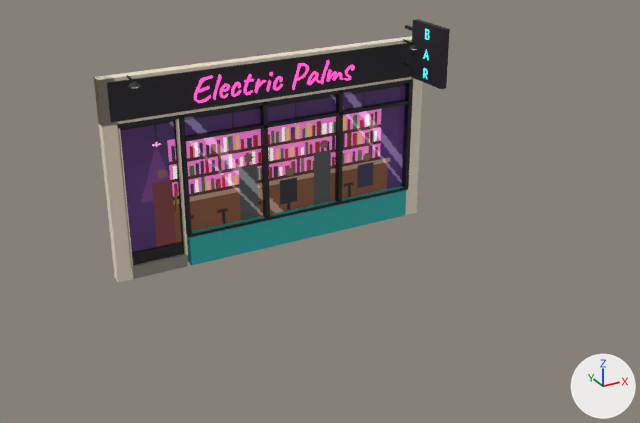
The glTF model art/models/props/venues/electric_palms.glb, before and after one commit.
Camera for both pictures: a 50 mm lens placed at (-6.89, -14.41, 7.42), pointed at (-0.22, -2.28, 1.35). The axes (+X, +Y, +Z) are drawn at lower right. The lights are the same throughout. The picture after the commit comes second. Objects named as collision shapes, trigger or cutter boxes, shadow casters or lower levels of detail are left out. Vertices at exactly the same position are counted once.

The older version as bpy lines, for what is in view:
```python
me_electricpalms = bpy.data.meshes.new('ElectricPalms')
me_electricpalms.from_pydata(...)  # 3618 vertices, 6752 faces; spans x -3.25..3.25, y -1.52..0.0, z -0.2..4.0
me_electricpalms.materials.append(mat_vn_wall)  # pale yellow #f1e4cf
me_electricpalms.materials.append(mat_vn_step)  # grey #8f8a80
me_electricpalms.materials.append(mat_vn_trim)  # black #1d1d1f
me_electricpalms.materials.append(mat_vn_glow_electric_palms)
me_electricpalms.materials.append(mat_vn_brass)  # orange #b8913f
me_electricpalms.materials.append(mat_vn_wall2)  # cyan #2bb3b1
me_electricpalms.materials.append(mat_vn_board_electric_palms)  # black #1e1a24
me_electricpalms.materials.append(mat_vn_neon_electric_palms)  # pink #ff4fb8, glowing pink #ff4fb8
me_electricpalms.materials.append(mat_vn_black)  # black #18181a
me_electricpalms.materials.append(mat_vn_blade_electric_palms)  # black #1e1a24
me_electricpalms.materials.append(mat_vn_neon_blade_electric_palms)  # cyan #3ff0e0, glowing cyan #3ff0e0
me_electricpalms.materials.append(mat_vn_lamp_electric_palms)  # beige #fff2d0, glowing beige #ffe2a8
ob_electricpalms = bpy.data.objects.new('ElectricPalms', me_electricpalms)
ob_electricpalms.location = (0.0, 0.0, 0.0)
```
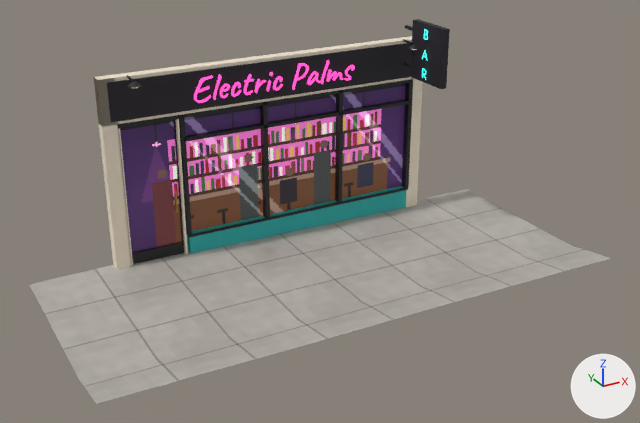
The change, as a list of edits to the scene's bpy script:
```text
Add img_sidewalk:
    img_sidewalk = load_image('sidewalk', '_unpacked/sidewalk', 64, 64, 'sRGB')
Add mat_vn_pave:
    mat_vn_pave = principled_material('VN_Pave')
    mat_vn_pave.texture = img_sidewalk
    mat_vn_pave.roughness = 0.95
Change me_electricpalms:
    used by ob_electricpalms; location = (0.0, 0.0, 0.0)
    remove me_electricpalms.from_pydata(...)  # 3618 vertices, 6752 faces; spans x -3.25..3.25, y -1.52..0.0, z -0.2..4.0
    add me_electricpalms.from_pydata(...)  # 3818 vertices, 7094 faces; spans x -4.75..4.75, y -4.25..0.0, z -0.2..4.0
    me_electricpalms part 1: a new loose piece of 200 vertices spanning x -4.75..4.75, y -4.25..0.0, z -0.04..0.23, in mat_vn_pave (picture img_sidewalk)
    other edits to the shape of me_electricpalms do not show in these pictures
    add me_electricpalms.materials.append(mat_vn_pave)  # picture img_sidewalk
```

What differs and where, as boxes [x1, y1, x2, y2] in the pictures (640 x 423 px):
'ElectricPalms', reshaped (63% wider, 46% taller)
    before: [94, 19, 450, 283]
    after: [29, 19, 611, 404]
part 1 of me_electricpalms, added
    after: [29, 189, 611, 404]
